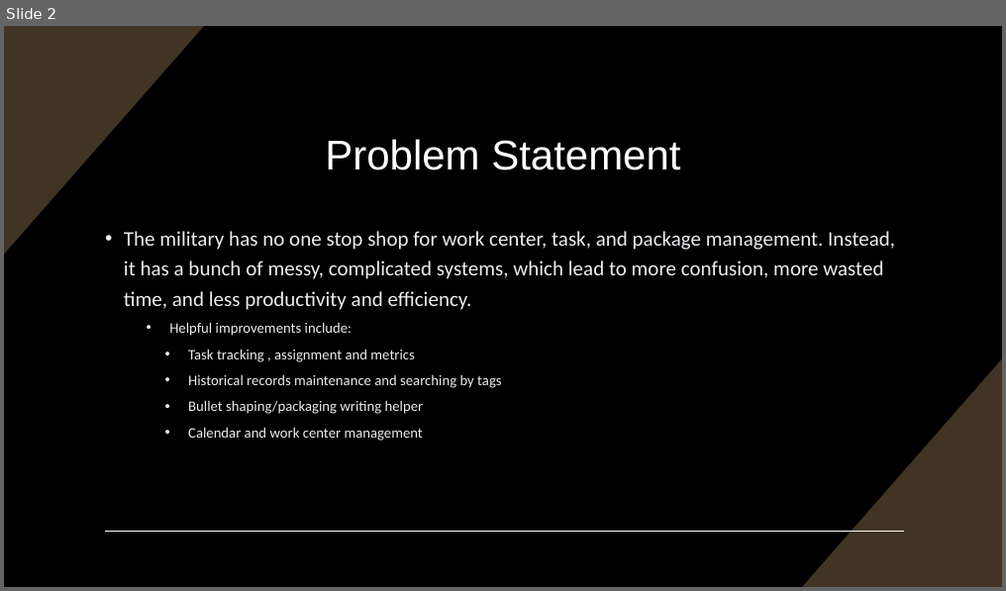
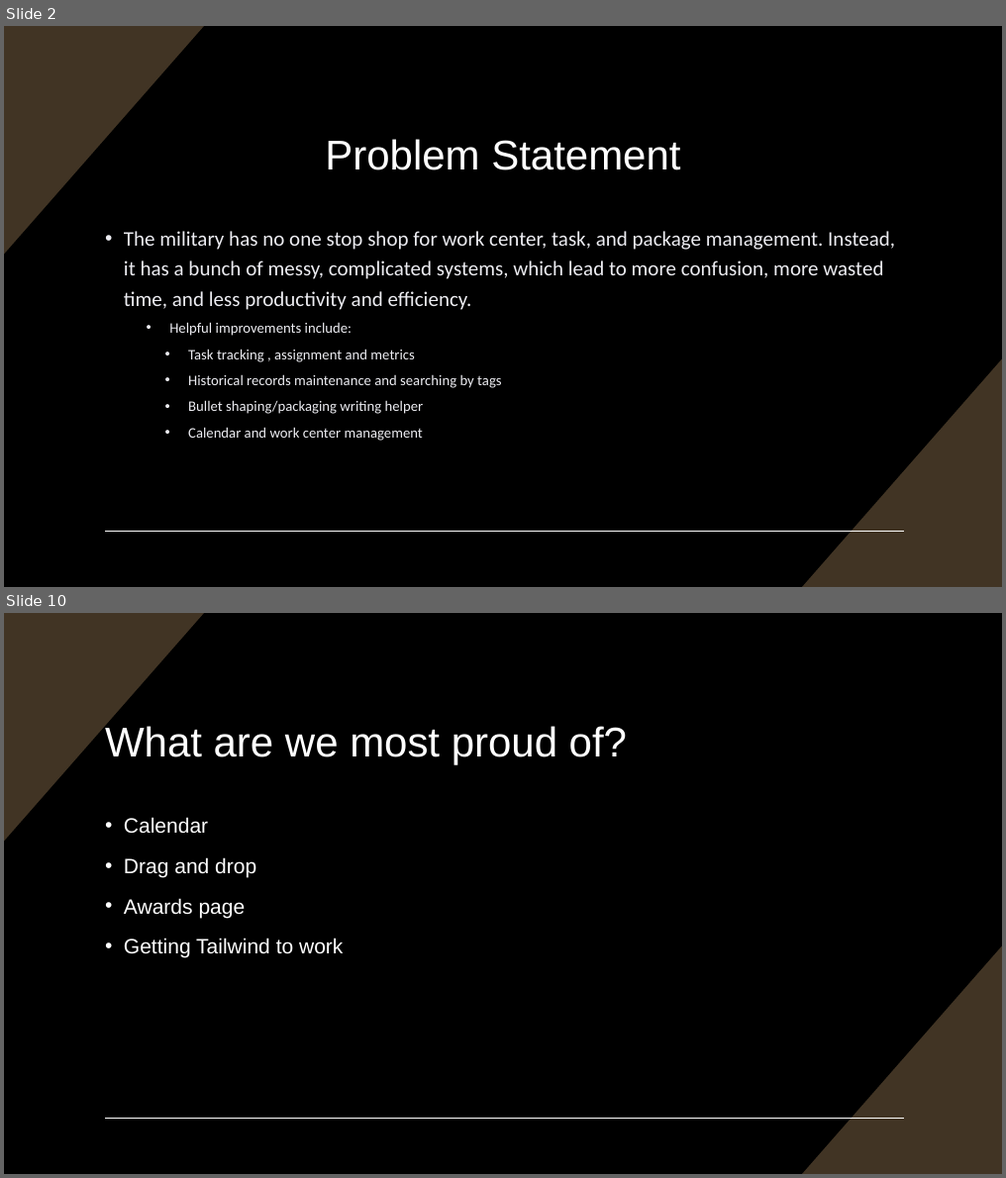
Before and after one commit to isaacmayard/sdi-blended-capstone, a slide deck: Group B Capstone.pptx. Shown one above the other, each under a label of ours: slide 2 before the commit, slides 2 and 10 after it; the slides between them are not shown. The pictures are 1006x591 and 1006x1178 pixels, drawn with LibreOffice and Linux fonts; fonts in the diff are those of the drawing. Boxes give left, top, right and bottom in pixels: in the first picture for what was removed or moved away, otherwise in the second. Text is boxed around its words. In the diff, an @@ line names an element or a change of style, - is before the commit and + after.

```diff
--- a/Group B Capstone.pptx
+++ b/Group B Capstone.pptx
@@ slide 10 added at [4,613,1002,1174], background #000000; not listed: 3 template elements that a slide beside it also shows @@
@@ title added at [105,723,627,764], 40 pt, text #FFFFFF @@
+What are we most proud of?
@@ text added at [124,817,343,959], 20 pt, text #FFFFFF @@
+• Calendar
+• Drag and drop
+• Awards page
+• Getting Tailwind to work
```
Also in this commit, not shown: 8 other slides added, 4 other files.
